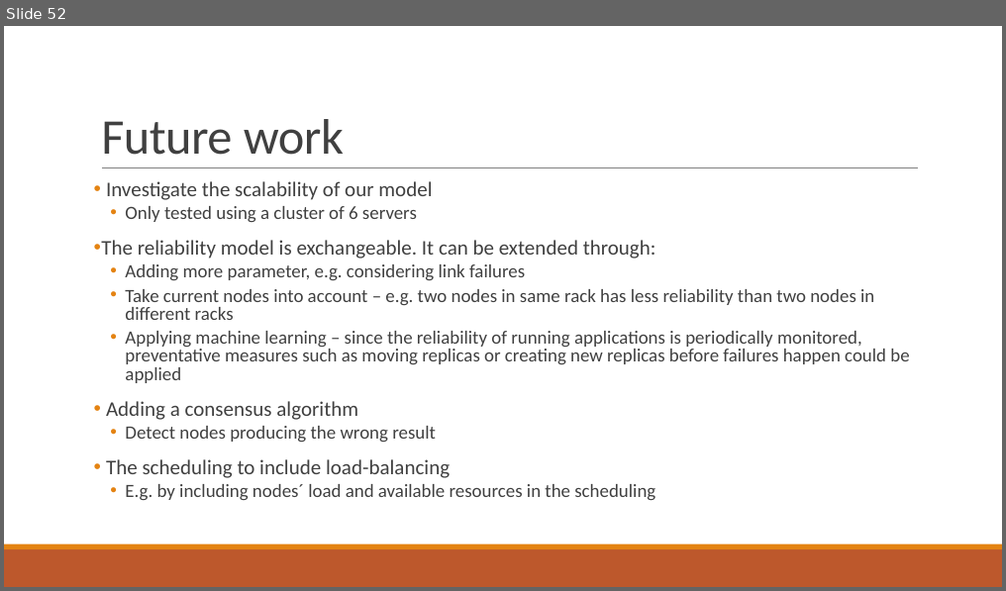
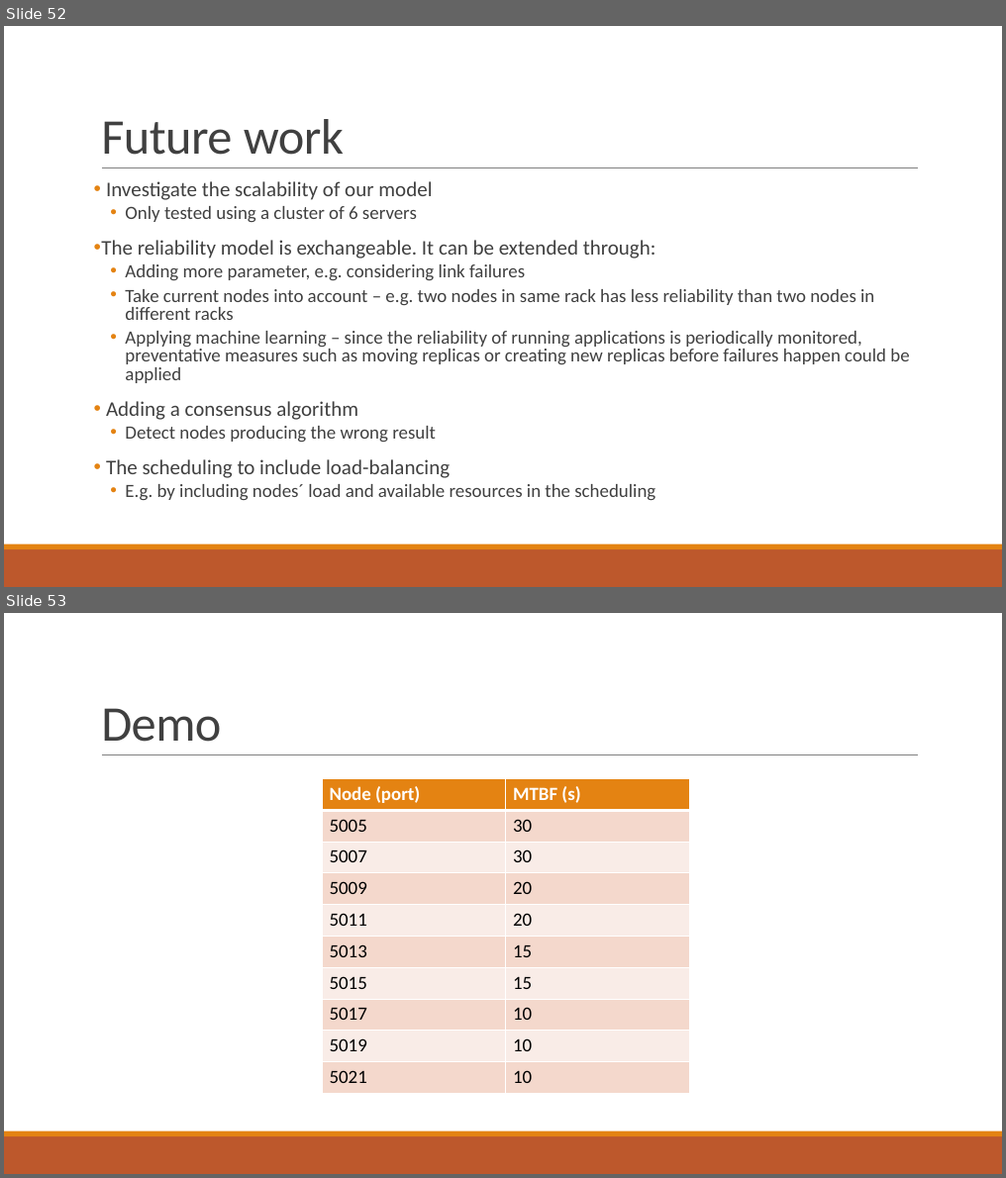
Before and after one commit to PStahl/master_thesis, a slide deck: presentation/presentation2.pptx. Shown one above the other, each under a label of ours: slide 52 before the commit, slides 52 and 53 after it. The pictures are 1006x591 and 1006x1178 pixels, drawn with LibreOffice and Linux fonts; fonts in the diff are those of the drawing. Boxes give left, top, right and bottom in pixels: in the first picture for what was removed or moved away, otherwise in the second. Text is boxed around its words. In the diff, an @@ line names an element or a change of style, - is before the commit and + after.

Commit message:
add demo slide

```diff
--- a/presentation/presentation2.pptx
+++ b/presentation/presentation2.pptx
@@ slide 53 added at bbox=[4, 613, 1002, 1174], background #FFFFFF; not listed: 3 template elements that a slide beside it also shows @@
@@ title added at bbox=[101, 708, 221, 742], 48 pt, text #404040 @@
+Demo
@@ table added at bbox=[322, 779, 689, 1094], 10 rows, 2 columns @@
+Node (port) | MTBF (s)
+5005 | 30
+5007 | 30
+5009 | 20
+5011 | 20
+5013 | 15
+5015 | 15
+5017 | 10
+5019 | 10
+5021 | 10
```
